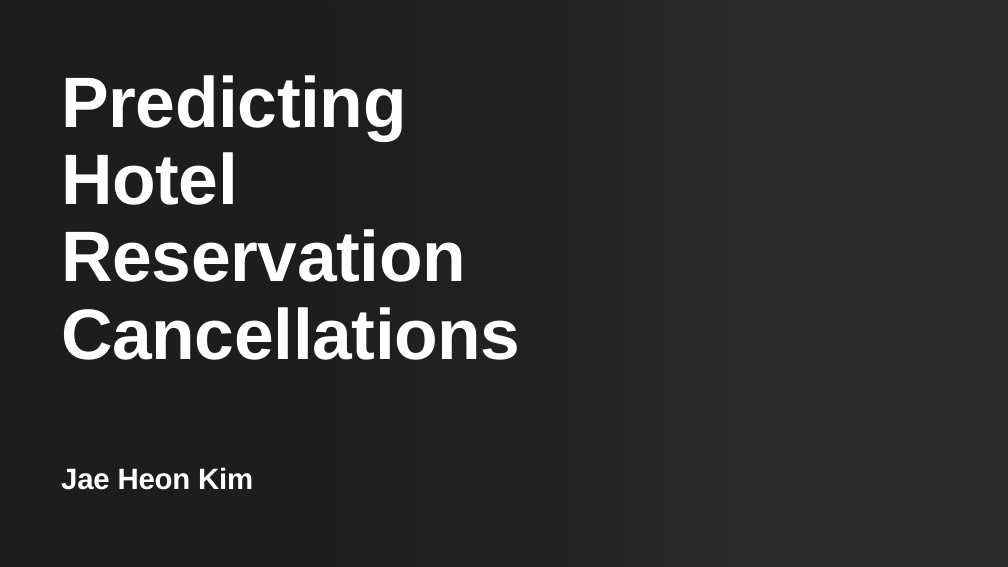
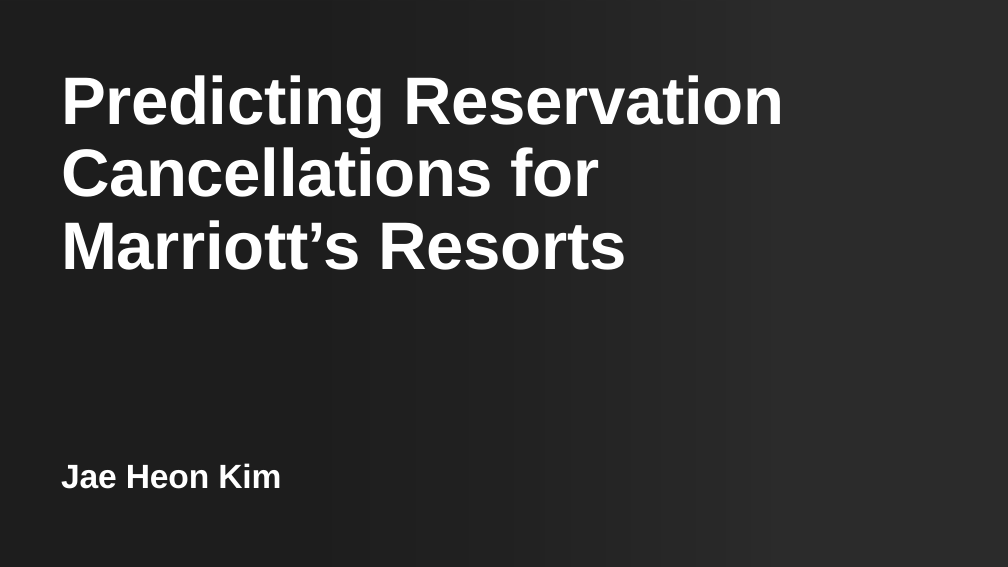
Before and after one commit to jaeheonk817/Project__Predicting-Hotel-Reservation-Cancellations, a slide deck: slide 1 of powerpoint.pptx. Drawn at 1008x567 pixels with LibreOffice and Linux fonts; fonts in the diff are those of the drawing; background and template pictures are left out; a plain dark background stands for a picture behind light text. Boxes give left, top, right and bottom in pixels: in the first picture for what was removed or moved away, otherwise in the second. Text is boxed around its words. In the diff, an @@ line names an element or a change of style, - is before the commit and + after.

```diff
--- a/powerpoint.pptx
+++ b/powerpoint.pptx
@@ title at (x1=61, y1=75, x2=784, y2=270): text changed; size 68 to 64 pt @@
-Predicting
-Hotel
-Reservation
-Cancellations
+Predicting Reservation
+Cancellations for
+Marriott’s Resorts
@@ subtitle "Jae Heon Kim" at (x1=61, y1=463, x2=281, y2=489): size 28 to 32 pt @@
```
Also in this commit, not shown: 5 other slides changed, 13 slides added, 6 slides removed, 14 other files.
